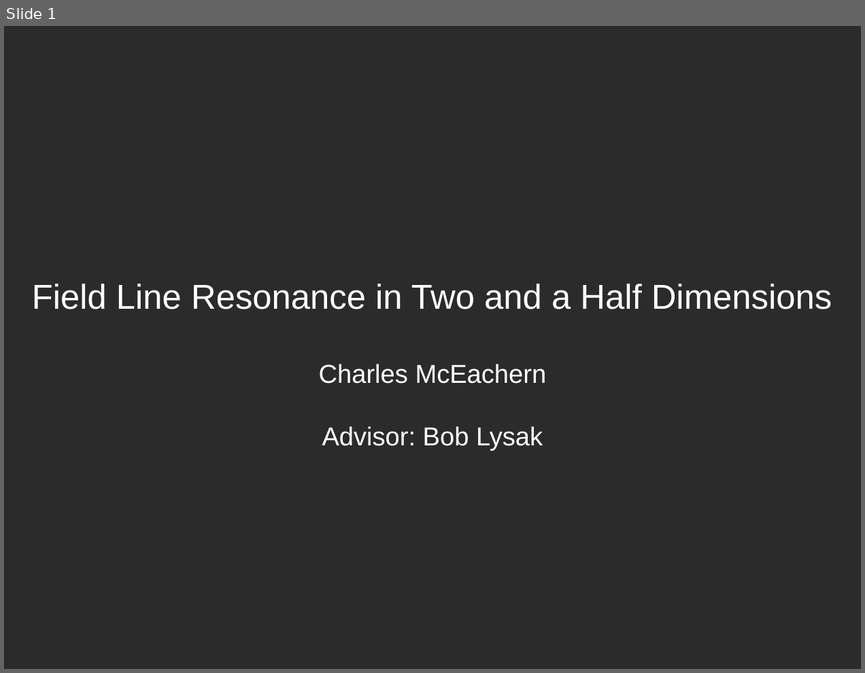
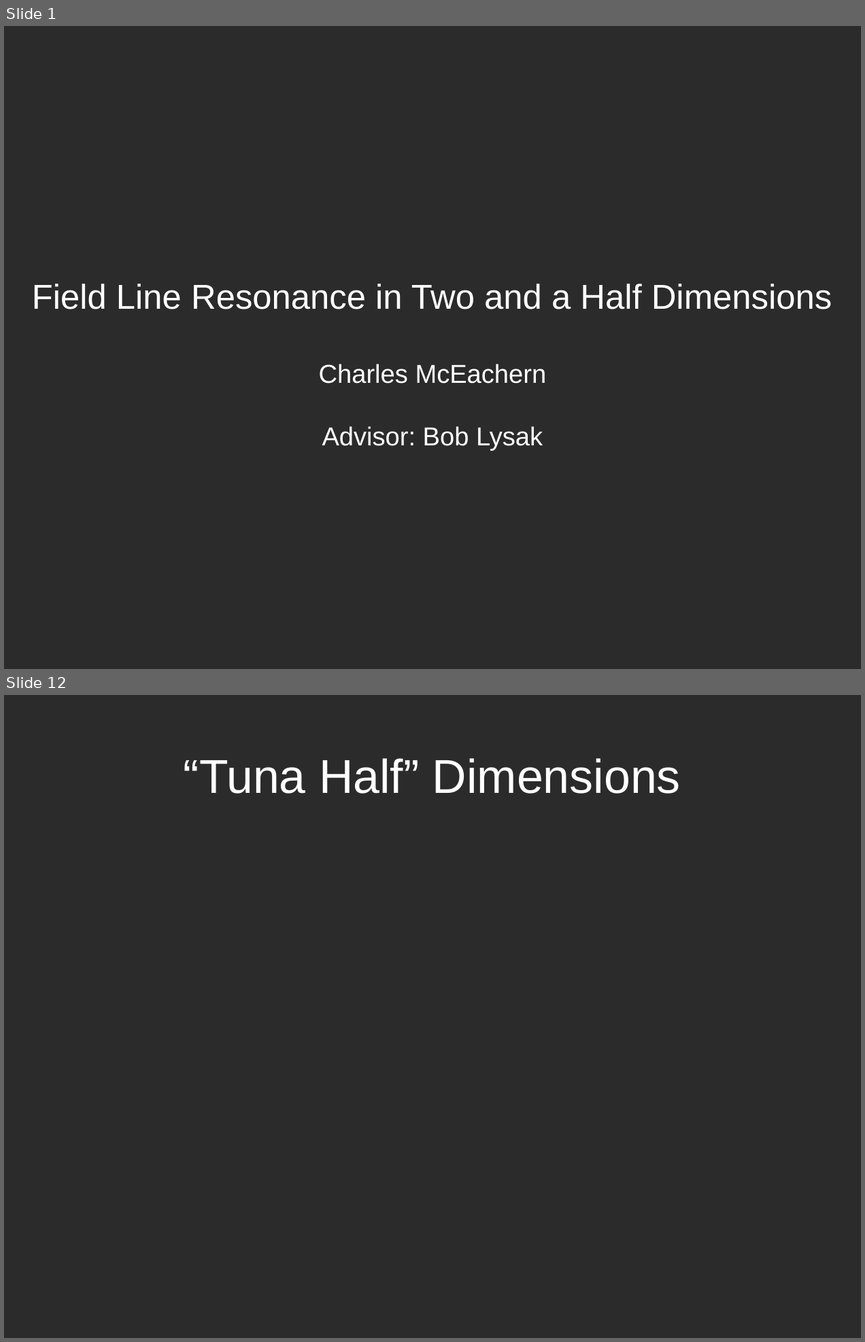
Before and after one commit to charles-uno/dissertation, a slide deck: talk/space_seminar_20160419.odp. Shown one above the other, each under a label of ours: slide 1 before the commit, slides 1 and 12 after it; the slides between them are not shown. The pictures are 865x673 and 865x1342 pixels, drawn with LibreOffice and Linux fonts; fonts in the diff are those of the drawing; background and template pictures are left out; a plain dark background stands for a picture behind light text. Boxes give left, top, right and bottom in pixels: in the first picture for what was removed or moved away, otherwise in the second. Text is boxed around its words. In the diff, an @@ line names an element or a change of style, - is before the commit and + after.

```diff
--- a/talk/space_seminar_20160419.odp
+++ b/talk/space_seminar_20160419.odp
@@ slide 12 added at (4, 695, 861, 1338), background picture (left out) @@
@@ title added at (184, 758, 681, 794), 44 pt, text #FFFFFF @@
+“Tuna Half” Dimensions
```
Also in this commit, not shown: 35 other slides added, 1 slide removed.
